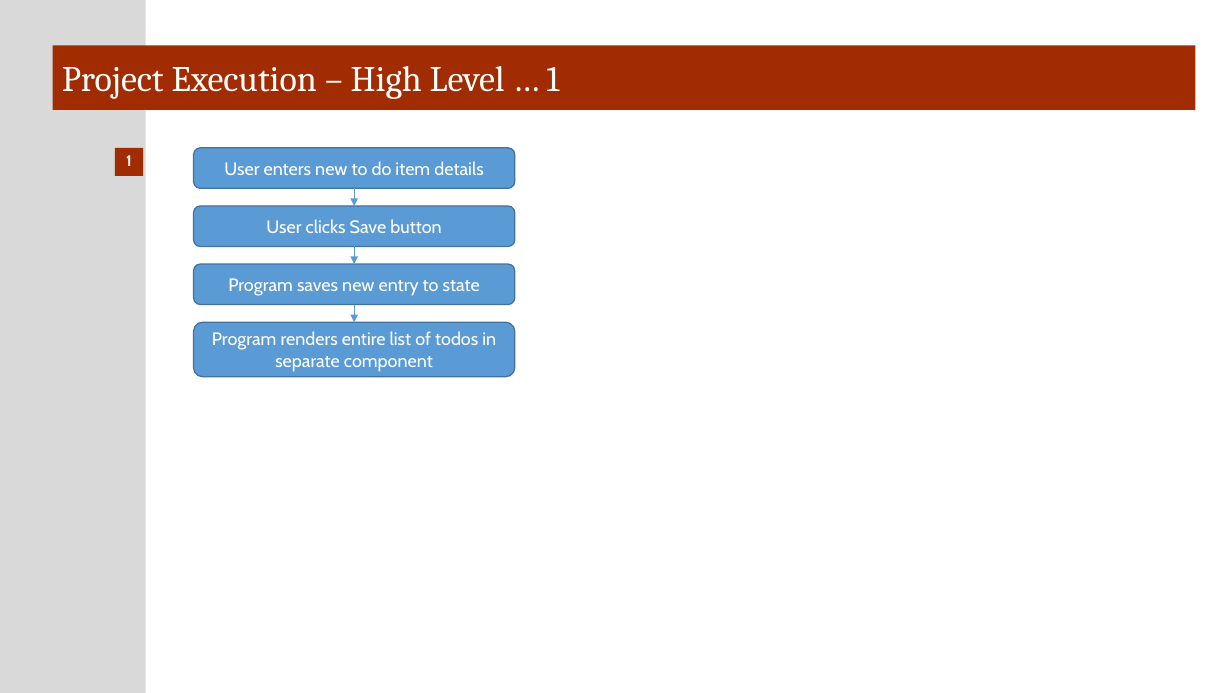
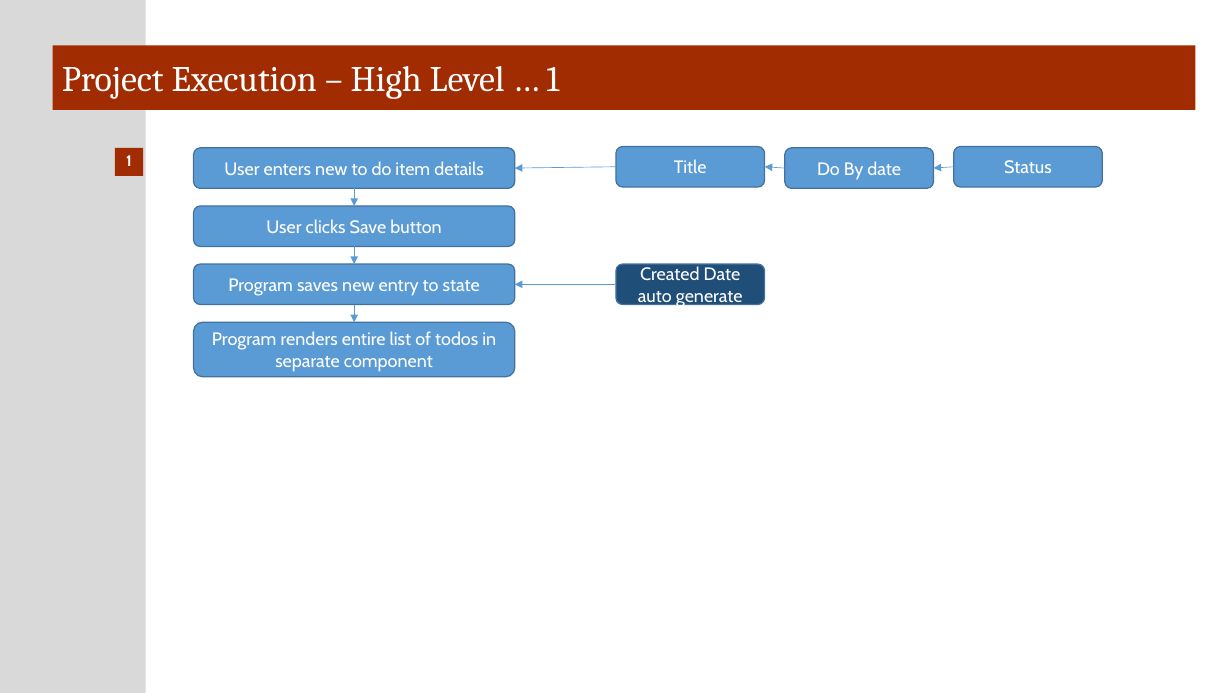
Before and after one commit to Host2Guest/ToDoReact, a slide deck: slide 11 of ToDo React Project Specifications.pptx (slide 10 before the commit). Drawn at 1232x693 pixels with LibreOffice and Linux fonts; fonts in the diff are those of the drawing. Boxes give left, top, right and bottom in pixels: in the first picture for what was removed or moved away, otherwise in the second. Text is boxed around its words. In the diff, an @@ line names an element or a change of style, - is before the commit and + after.

```diff
--- a/ToDo React Project Specifications.pptx
+++ b/ToDo React Project Specifications.pptx
@@ rounded rectangle added at (616, 147, 765, 188), fill #5B9BD5, outline #43739E 1 pt, 14 pt, text #FFFFFF @@
+Title
@@ rounded rectangle added at (785, 148, 933, 189), fill #5B9BD5, outline #43739E 1 pt, 14 pt, text #FFFFFF @@
+Do By date
@@ rounded rectangle added at (954, 147, 1103, 188), fill #5B9BD5, outline #43739E 1 pt, 14 pt, text #FFFFFF @@
+Status
@@ arrow added from (616, 166) to (515, 168), #5B9BD5 0.5 pt @@
@@ arrow added from (785, 168) to (765, 166), #5B9BD5 0.5 pt @@
@@ arrow added from (954, 166) to (933, 168), #5B9BD5 0.5 pt @@
@@ rounded rectangle added at (616, 264, 765, 305), fill #1F4E79, outline #43739E 1 pt, 14 pt, text #FFFFFF @@
+Created Date auto generate
@@ arrow added from (616, 285) to (515, 285), #5B9BD5 0.5 pt @@
```
Also in this commit, not shown: 1 other slide changed, 1 slide added, 1 other file.
